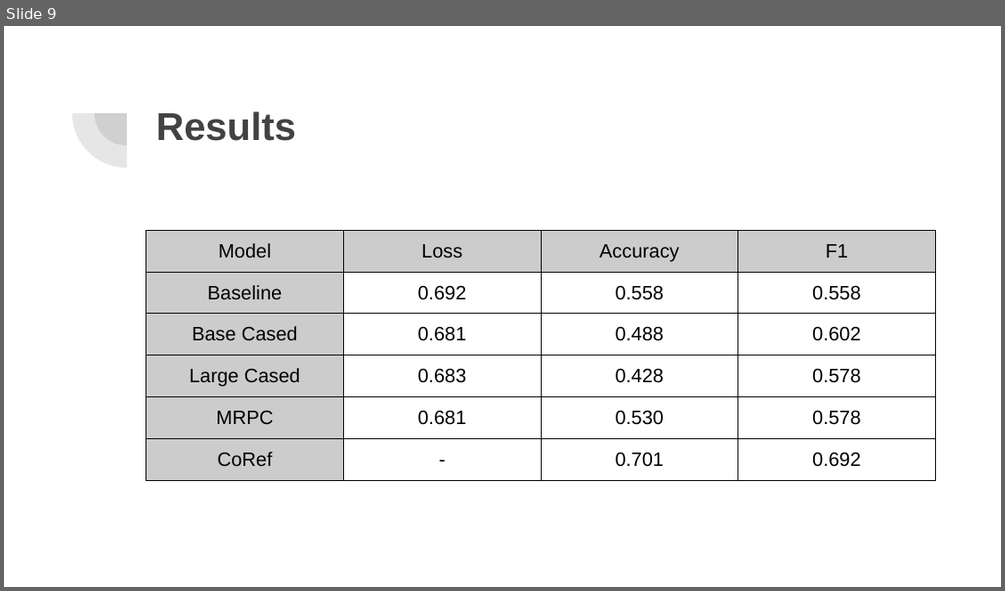
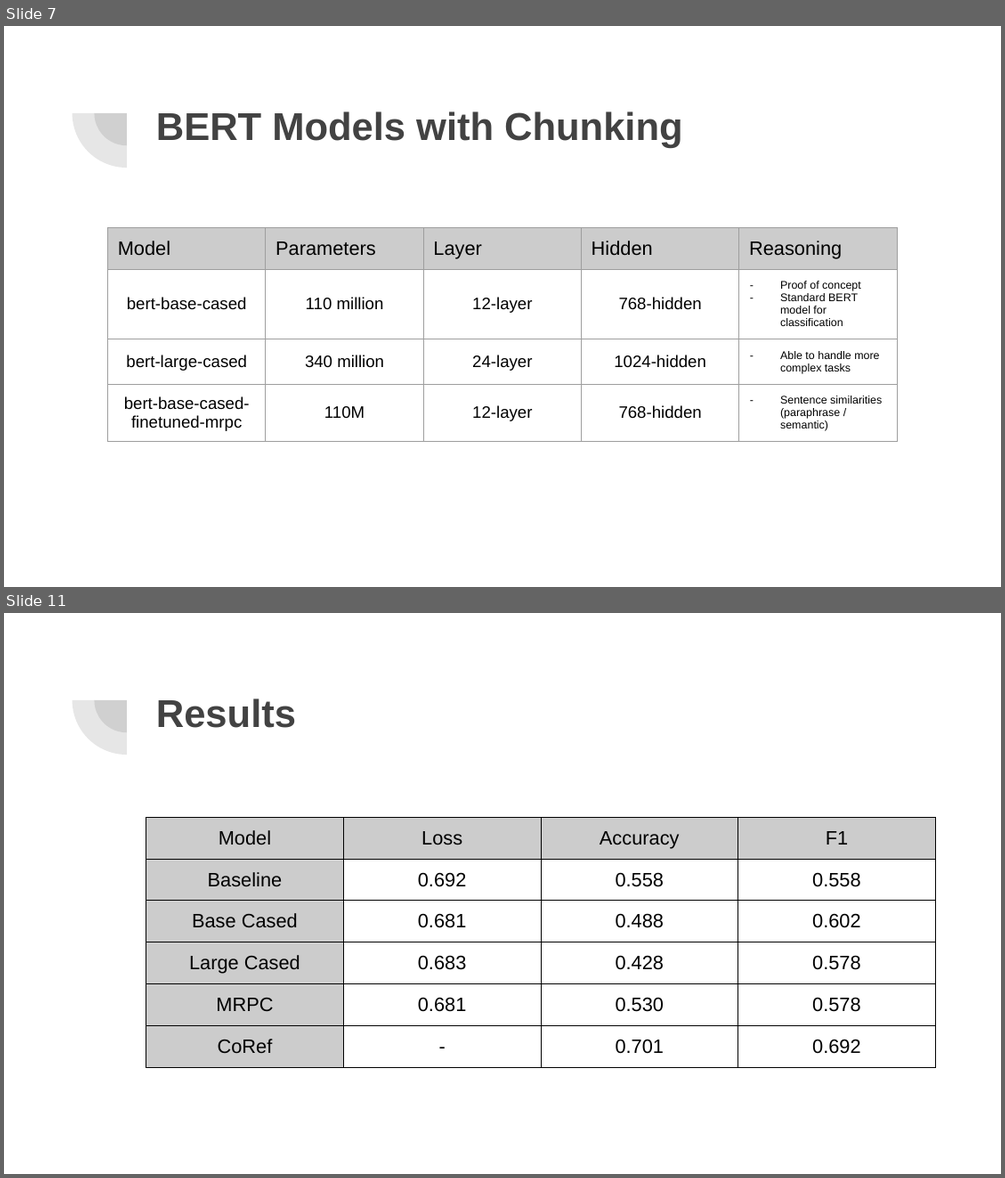
Before and after one commit to zfenton/W266_Final, a slide deck: Final Presentation.pptx. Shown one above the other, each under a label of ours: slide 9 before the commit, slides 7 and 11 after it; the slides between them are not shown. The pictures are 1005x591 and 1005x1178 pixels, drawn with LibreOffice and Linux fonts; fonts in the diff are those of the drawing. Boxes give left, top, right and bottom in pixels: in the first picture for what was removed or moved away, otherwise in the second. Text is boxed around its words. In the diff, an @@ line names an element or a change of style, - is before the commit and + after.

Commit message:
added final presentation powerpoint after we presented in class

```diff
--- a/Final Presentation.pptx
+++ b/Final Presentation.pptx
@@ slide 7 added at (4, 26, 1001, 587), background #FFFFFF; not listed: 2 template elements that a slide beside it also shows @@
@@ title added at (156, 111, 682, 148), 28 pt, text #424242, bold @@
+BERT Models with Chunking
@@ table added at (107, 227, 895, 555), 4 rows, 5 columns @@
+Model | Parameters | Layer | Hidden | Reasoning
+bert-base-cased | 110 million | 12-layer | 768-hidden | Proof of concept / Standard BERT model for classification
+bert-large-cased | 340 million | 24-layer | 1024-hidden | Able to handle more complex tasks
+bert-base-cased- finetuned-mrpc | 110M | 12-layer | 768-hidden | Sentence similarities (paraphrase / semantic)
@@ what was slide 9 is now slide 11 @@
```
Also in this commit, not shown: 4 slides changed, 2 other slides added, 1 slide removed.
